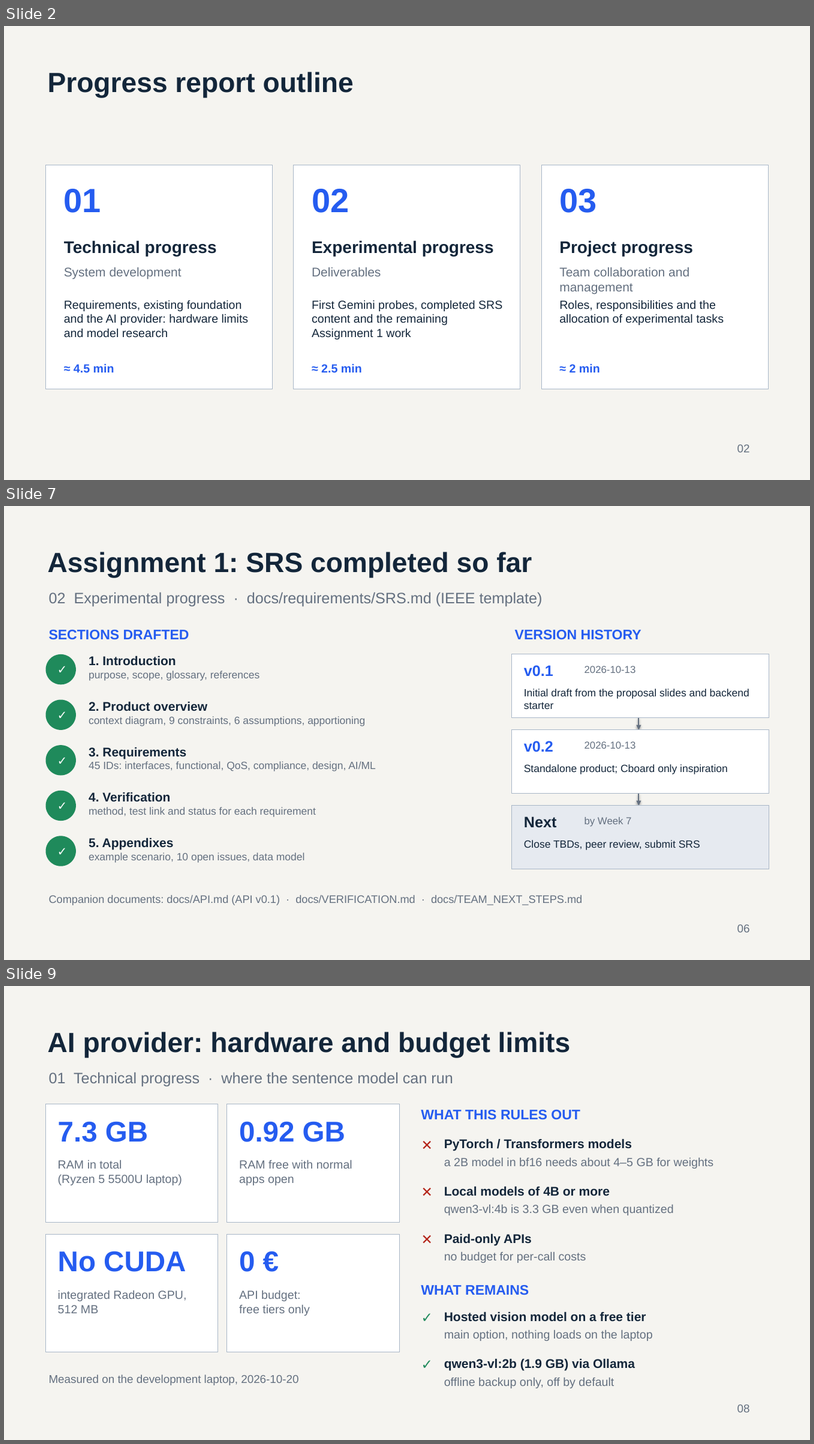
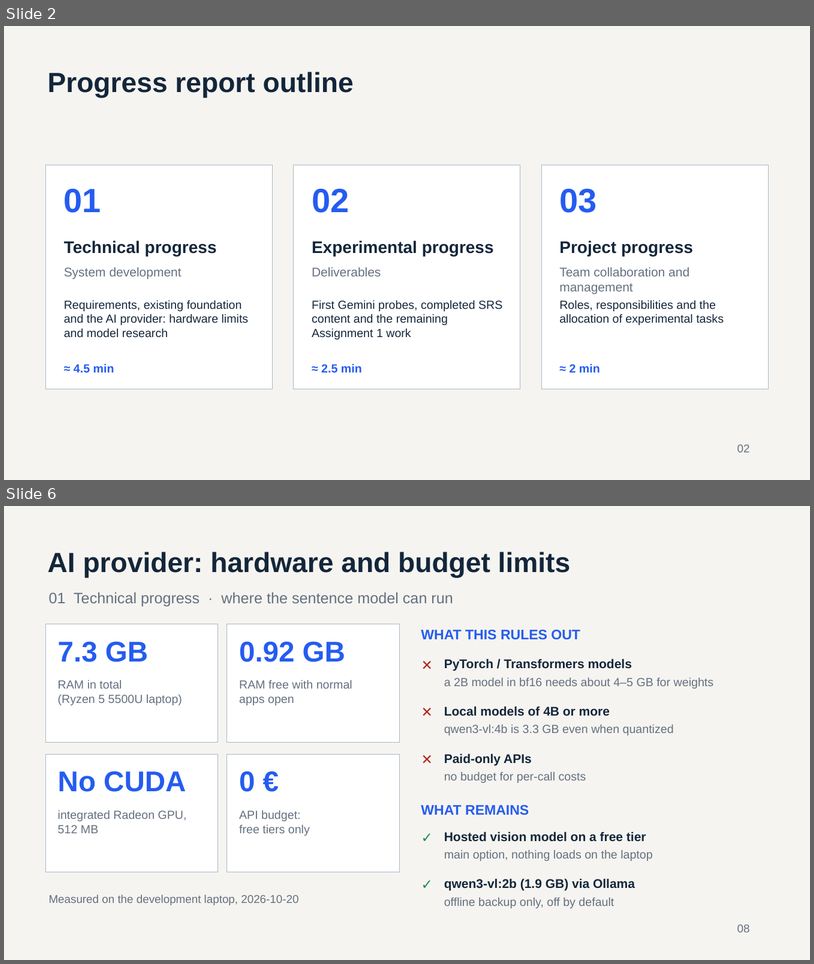
Before and after one commit to bhsei/26B, a slide deck: weekly-reports/W06/Weekly_Report_W06.pptx. Shown one above the other, each under a label of ours: slides 2, 7 and 9 before the commit, slides 2 and 6 after it; the slides between them are not shown. The pictures are 814x1444 and 814x964 pixels, drawn with LibreOffice and Linux fonts; fonts in the diff are those of the drawing. Boxes give left, top, right and bottom in pixels: in the first picture for what was removed or moved away, otherwise in the second. Text is boxed around its words. In the diff, an @@ line names an element or a change of style, - is before the commit and + after.

Commit message:
W9 - Weekly report W06; final presented version with the backend review, frontend and next-week slides from the team

```diff
--- a/weekly-reports/W06/Weekly_Report_W06.pptx
+++ b/weekly-reports/W06/Weekly_Report_W06.pptx
@@ slide 7 removed at [4,506,810,960], background #F5F4F0 @@
@@ text removed at [48,552,532,578] @@
-Assignment 1: SRS completed so far
@@ text removed at [49,592,543,606] @@
-02 Experimental progress · docs/requirements/SRS.md (IEEE template)
@@ text removed at [49,630,189,640] @@
-SECTIONS DRAFTED
@@ text removed at [515,630,642,640] @@
-VERSION HISTORY
@@ ellipse removed at [46,654,76,684] @@
-✓
@@ text removed at [89,655,260,681] @@
-1. Introduction
-purpose, scope, glossary, references
@@ rectangle removed at [512,654,769,718] @@
@@ text removed at [524,665,554,676] @@
-v0.1
@@ text removed at [585,666,636,673] @@
-2026-10-13
@@ ellipse removed at [46,700,76,730] @@
-✓
@@ text removed at [89,701,365,726] @@
-2. Product overview
-context diagram, 9 constraints, 6 assumptions, apportioning
@@ text removed at [524,688,750,709] @@
-Initial draft from the proposal slides and backend starter
@@ arrow removed from (639, 718) to (639, 730) @@
@@ rectangle removed at [512,730,769,793] @@
@@ ellipse removed at [46,745,76,775] @@
-✓
@@ text removed at [89,747,376,771] @@
-3. Requirements
-45 IDs: interfaces, functional, QoS, compliance, design, AI/ML
@@ text removed at [524,741,554,752] @@
-v0.2
@@ text removed at [585,741,636,748] @@
-2026-10-13
@@ text removed at [524,764,728,774] @@
-Standalone product; Cboard only inspiration
@@ ellipse removed at [46,790,76,820] @@
-✓
@@ text removed at [89,792,316,817] @@
-4. Verification
-method, test link and status for each requirement
@@ arrow removed from (639, 793) to (639, 805) @@
@@ rectangle removed at [512,805,769,869] @@
@@ text removed at [524,816,557,828] @@
-Next
@@ text removed at [585,817,632,826] @@
-by Week 7
@@ ellipse removed at [46,835,76,866] @@
-✓
@@ text removed at [89,837,305,862] @@
-5. Appendixes
-example scenario, 10 open issues, data model
@@ text removed at [524,840,701,850] @@
-Close TBDs, peer review, submit SRS
@@ text removed at [49,895,582,905] @@
-Companion documents: docs/API.md (API v0.1) · docs/VERIFICATION.md · docs/TEAM_NEXT_STEPS.md
@@ text removed at [738,924,750,932] @@
-06
@@ what was slide 9 is now slide 6 @@
```
Also in this commit, not shown: 1 slide changed, 8 slides added, 7 other slides removed.
